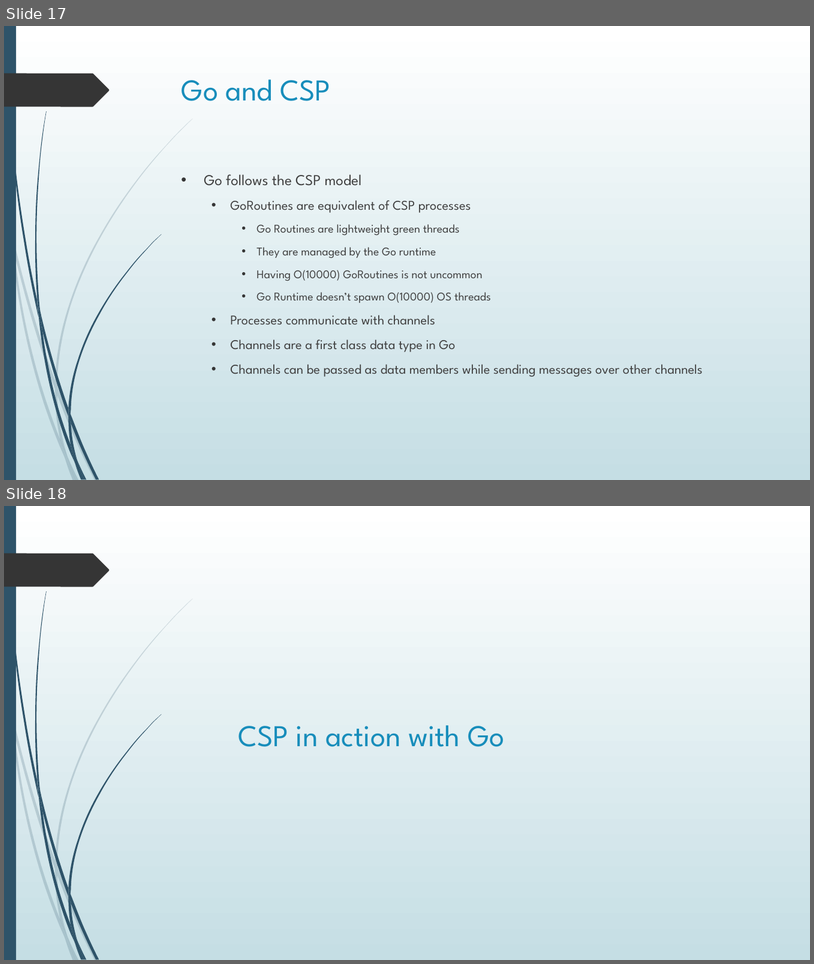
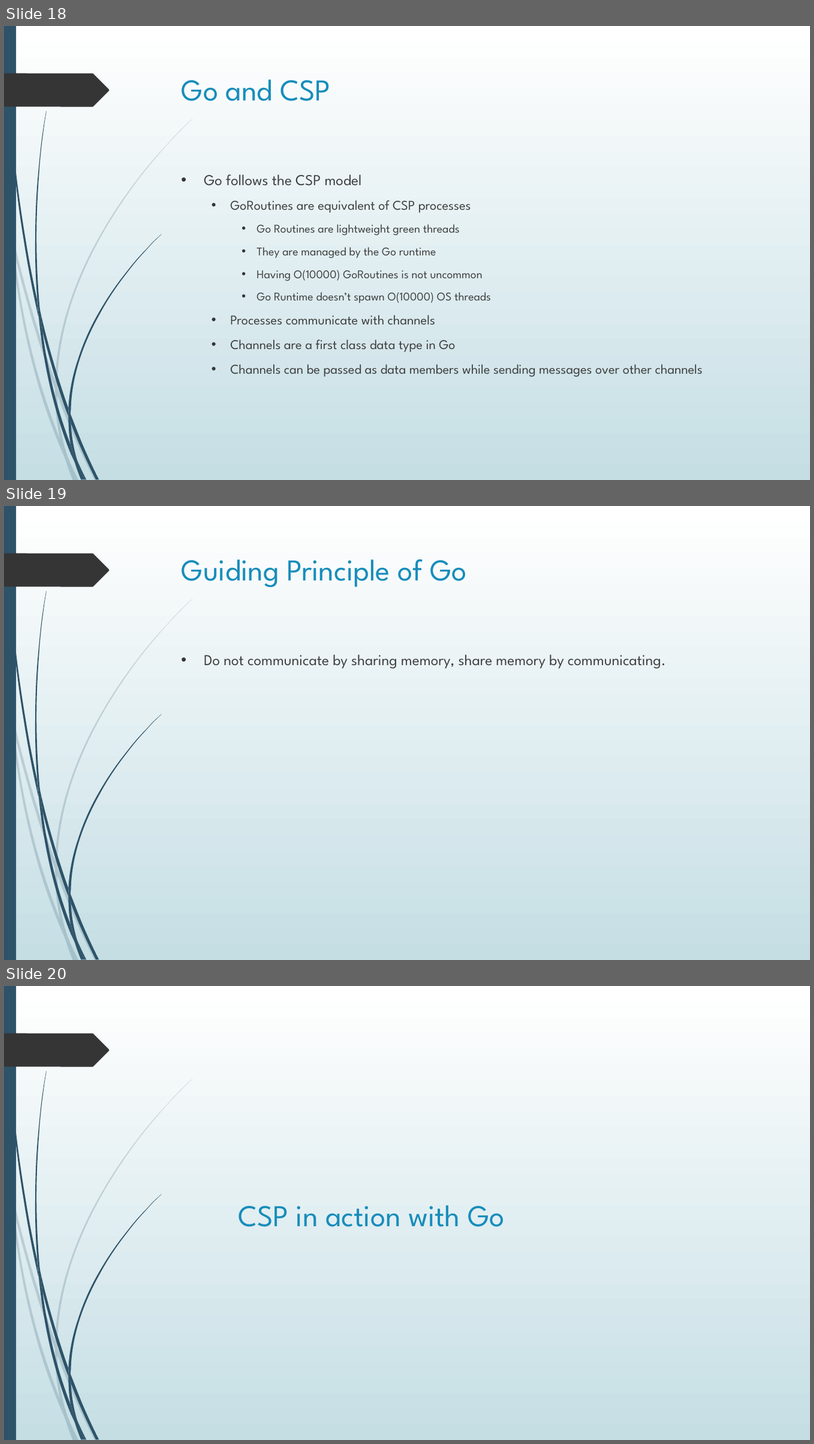
Before and after one commit to bhattacharjee/producer-consumer, a slide deck: Presentation1.pptx. Shown one above the other, each under a label of ours: slides 17 and 18 before the commit, slides 18, 19 and 20 after it. The pictures are 814x964 and 814x1444 pixels, drawn with LibreOffice and Linux fonts; fonts in the diff are those of the drawing. Boxes give left, top, right and bottom in pixels: in the first picture for what was removed or moved away, otherwise in the second. Text is boxed around its words. In the diff, an @@ line names an element or a change of style, - is before the commit and + after.

```diff
--- a/Presentation1.pptx
+++ b/Presentation1.pptx
@@ slide 19 added at (x1=4, y1=506, x2=810, y2=960), background gradient #FFFFFF to #C5DEE5; not listed: 24 template elements that a slide beside it also shows @@
@@ title added at (x1=182, y1=559, x2=467, y2=587), 36 pt, text #178DBB @@
+Guiding Principle of Go
@@ text added at (x1=204, y1=654, x2=666, y2=669), 18 pt, text #404040 @@
+• Do not communicate by sharing memory, share memory by communicating.
@@ what was slide 17 is now slide 18 @@
@@ what was slide 18 is now slide 20 @@
```
Also in this commit, not shown: 7 other slides added.
